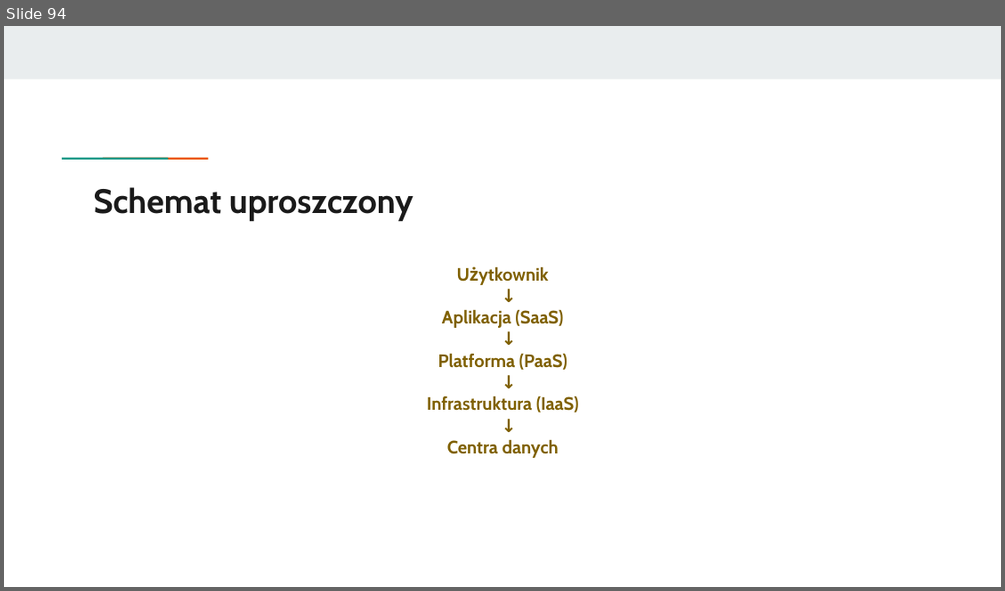
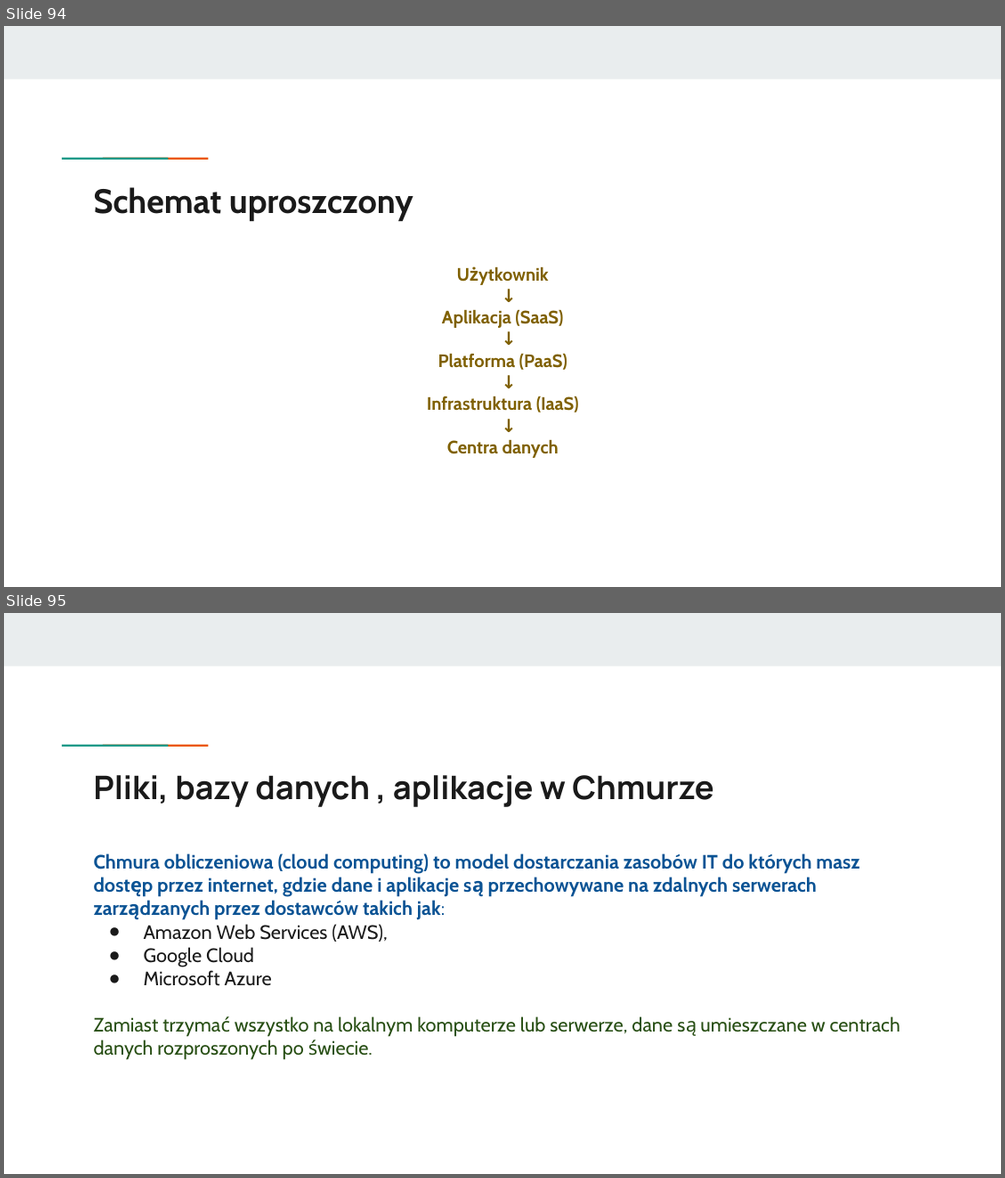
Before and after one commit to KasiaKasia/PRZEDMIOTY, a slide deck: ZASTOSOWANIE_INFORMATYKI/1A-gr_2/Zastosowanie informatyki - 1A gr. 2-plik2.pptx. Shown one above the other, each under a label of ours: slide 94 before the commit, slides 94 and 95 after it. The pictures are 1005x591 and 1005x1178 pixels, drawn with LibreOffice and Linux fonts; fonts in the diff are those of the drawing. Boxes give left, top, right and bottom in pixels: in the first picture for what was removed or moved away, otherwise in the second. Text is boxed around its words. In the diff, an @@ line names an element or a change of style, - is before the commit and + after.

```diff
--- a/ZASTOSOWANIE_INFORMATYKI/1A-gr_2/Zastosowanie informatyki - 1A gr. 2-plik2.pptx
+++ b/ZASTOSOWANIE_INFORMATYKI/1A-gr_2/Zastosowanie informatyki - 1A gr. 2-plik2.pptx
@@ slide 95 added at (x1=4, y1=613, x2=1001, y2=1174), background #FFFFFF; not listed: 3 template elements that a slide beside it also shows @@
@@ title added at (x1=94, y1=775, x2=714, y2=807), 23.4 pt, text #1A1A1A, bold @@
+Pliki, bazy danych , aplikacje w Chmurze
@@ text added at (x1=94, y1=853, x2=900, y2=1060), 14 pt, text #0B5394, bold @@
+Chmura obliczeniowa (cloud computing) to model dostarczania zasobów IT do których masz dostęp przez internet, gdzie dane i aplikacje są przechowywane na zdalnych serwerach zarządzanych przez dostawców takich jak:
+● Amazon Web Services (AWS),
+● Google Cloud
+● Microsoft Azure
+Zamiast trzymać wszystko na lokalnym komputerze lub serwerze, dane są umieszczane w centrach danych rozproszonych po świecie.
```
Also in this commit, not shown: 13 other slides added, 1 slide removed, 1 other file.
